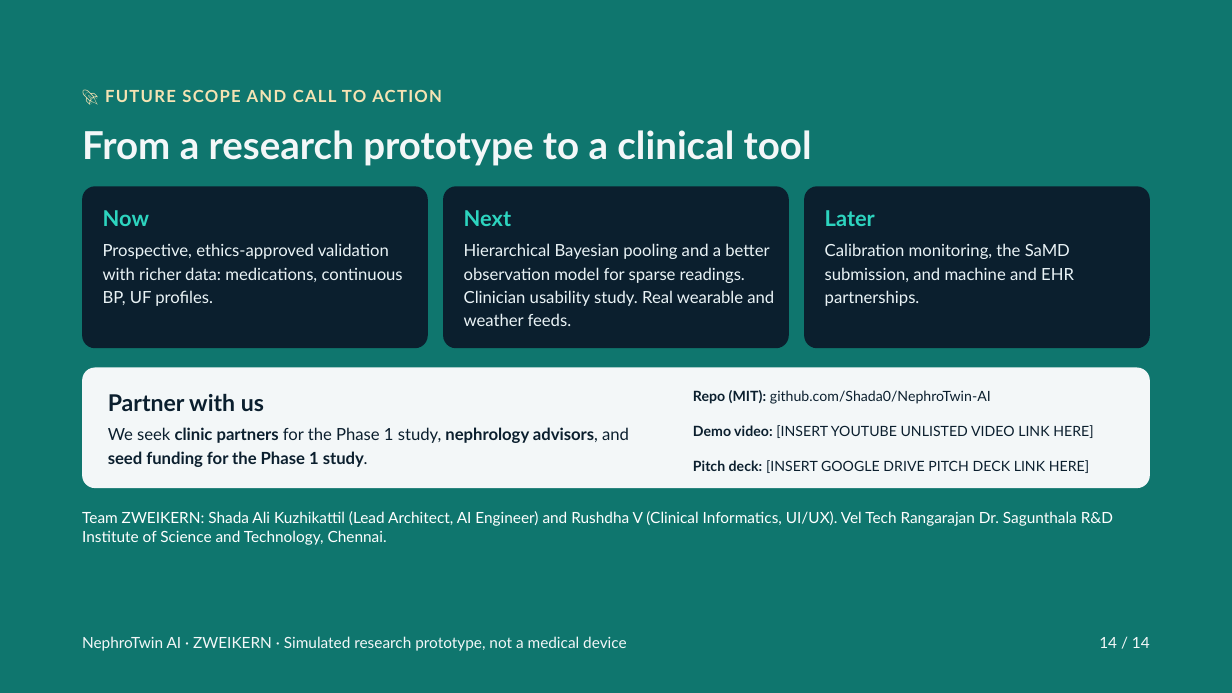
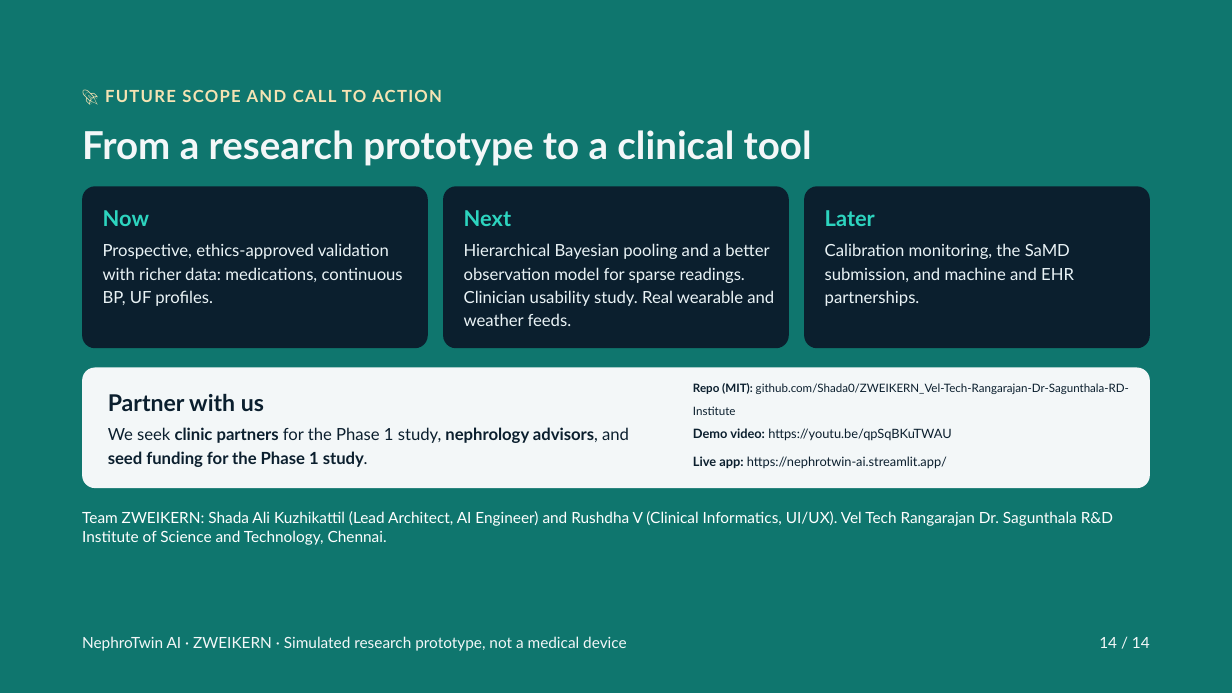
Before and after one commit to Shada0/ZWEIKERN_Vel-Tech-Rangarajan-Dr-Sagunthala-RD-Institute, a slide deck: slide 14 of presentation/NephroTwin_AI_Pitch_Deck.pptx. Drawn at 1232x693 pixels with LibreOffice and Linux fonts; fonts in the diff are those of the drawing. Boxes give left, top, right and bottom in pixels: in the first picture for what was removed or moved away, otherwise in the second. Text is boxed around its words. In the diff, an @@ line names an element or a change of style, - is before the commit and + after.

```diff
--- a/presentation/NephroTwin_AI_Pitch_Deck.pptx
+++ b/presentation/NephroTwin_AI_Pitch_Deck.pptx
@@ text at box(693, 383, 1129, 415): text changed; size 11 to 9 pt @@
-Repo (MIT): github.com/Shada0/NephroTwin-AI
+Repo (MIT): github.com/Shada0/ZWEIKERN_Vel-Tech-Rangarajan-Dr-Sagunthala-RD-Institute
@@ text at box(693, 428, 951, 441): text changed; size 11 to 10 pt @@
-Demo video: [INSERT YOUTUBE UNLISTED VIDEO LINK HERE]
+Demo video: https://youtu.be/qpSqBKuTWAU
@@ text at box(693, 456, 947, 468): text changed; size 11 to 10 pt @@
-Pitch deck: [INSERT GOOGLE DRIVE PITCH DECK LINK HERE]
+Live app: https://nephrotwin-ai.streamlit.app/
```
Also in this commit, not shown: 1 other slide changed, 1 other file.
